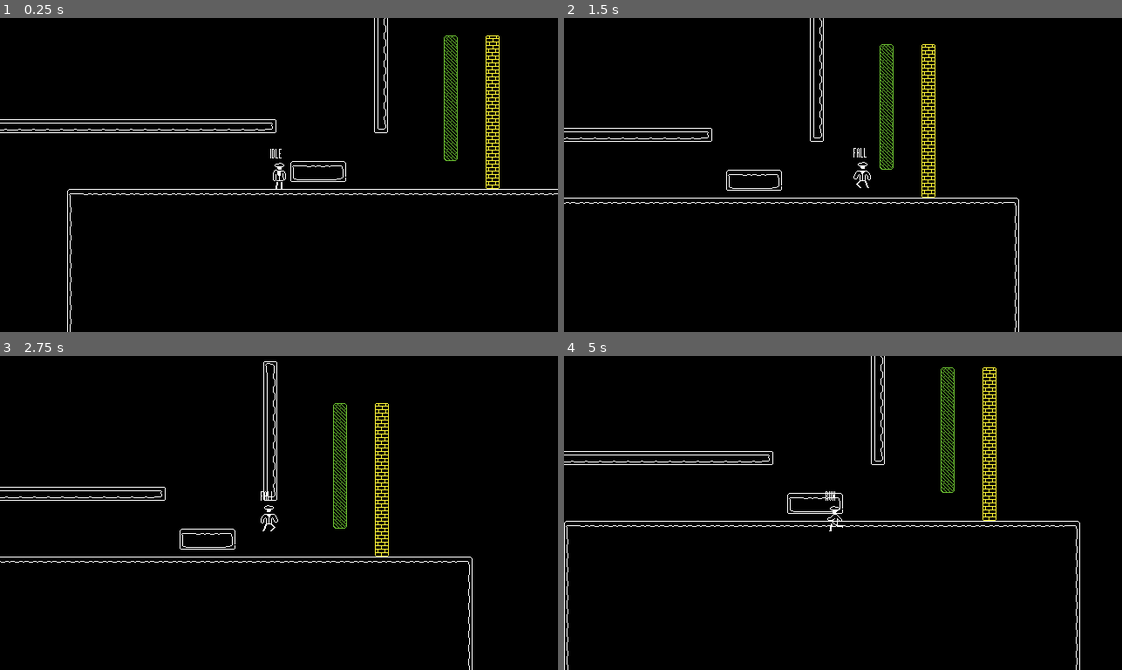
Above: before the commit, frames 1-4 (two rows, left to right).
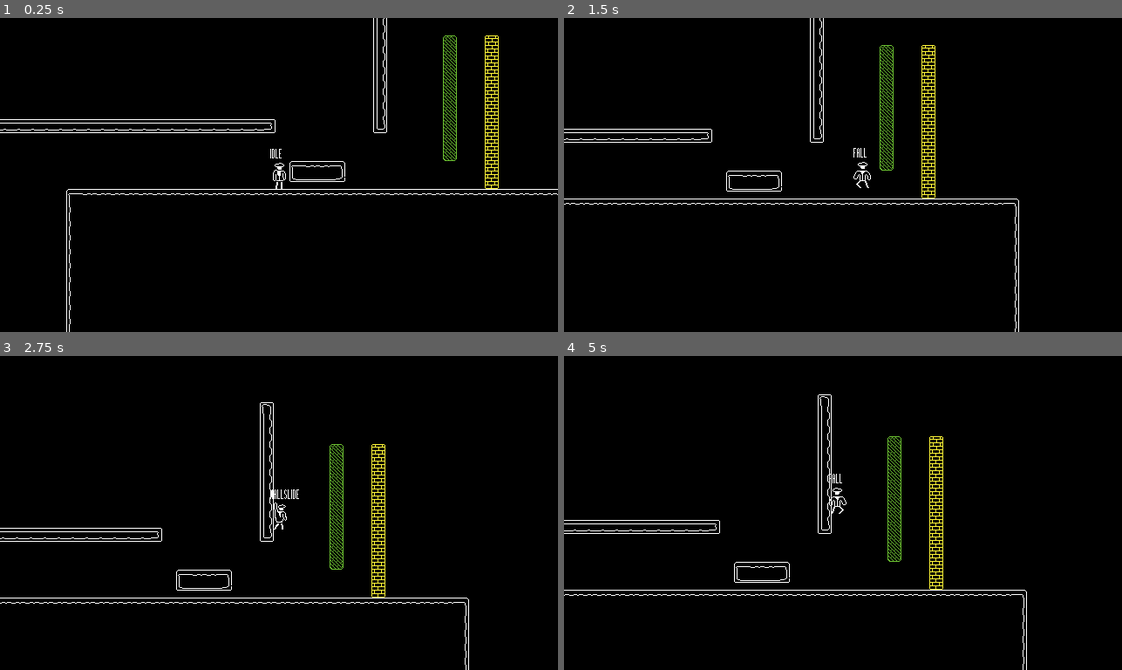
Above: after the commit, the same moments.

Repository: chichP-Januwari/second-sets
Game: Godot game, scene res://scenes/levels/test_level.tscn
The game is run twice, just before and just after one commit, with the same random seed, the same clock (stepped at 60 frames per second) and the same inputs.
Inputs:
- Up to frame 1 (0.25 s): no input
- Up to frame 2 (1.5 s): tap Enter at 0.5 s; hold Space (jump) 0.53-1.28 s; hold D (right) from 0.53 s (still down); tap K (slide) at 0.6 s; tap Space (jump) at 1.35 s
- Up to frame 3 (2.75 s): tap Space (jump) at 1.52, 1.82 s; tap K (slide) at 1.55, 2.1 s; release D (right) at 2.03 s; hold A (left) from 2.03 s (still down); hold Space (jump) from 2.03 s (still down)
- Up to frame 4 (5 s): release A (left) at 2.78 s; release Space (jump) at 2.78 s; hold D (right) 2.78-4.28 s; tap K (slide) at 2.85, 4.35 s; tap Space (jump) at 3.02, 3.32, 4.52, 4.82 s; hold Space (jump) 3.53-4.28 s; hold A (left) from 4.28 s (still down)

The runs differ from the first frame. In frame 1, 2.1% of the frame differs, in the area x 0-100%, y 0-100%; in frame 2, 2.8%; in frame 3, 4.2%; in frame 4, 4.7%, in the area x 0-93%, y 0-100%.

Commit message:
walljump shenanigans pt 2
i have no clue how this works but this shit is finally FUCKING FINISHED LETS GOOOO

Diff:
--- a/project.godot
+++ b/project.godot
@@ -25,7 +25,6 @@
 window/size/viewport_height=360
 window/stretch/mode="viewport"
 window/stretch/aspect="expand"
-window/stretch/scale_mode="integer"
 
 [editor]
 
--- a/scenes/levels/test_level.tscn
+++ b/scenes/levels/test_level.tscn
@@ -11,7 +11,7 @@
 tile_set = ExtResource("1_yautc")
 
 [node name="Sinatra" parent="." unique_id=357705737 instance=ExtResource("2_fr1um")]
-position = Vector2(179, -16)
+position = Vector2(180, -16)
 
 [node name="Camera2D" type="Camera2D" parent="Sinatra" unique_id=457050767]
 position_smoothing_enabled = true
--- a/scripts/sinatra_controller.gd
+++ b/scripts/sinatra_controller.gd
@@ -13,6 +13,7 @@
 var walk_velocity := 220.0
 var jump_velocity := -200.0
 var walljump_velocity := -250.0
+var last_walljump := 0.0
 
 var roll_speed := 300.0 # Also used for walljump
 var gravity = ProjectSettings.get_setting("physics/2d/default_gravity")
@@ -22,13 +23,14 @@
 
 func _physics_process(delta: float) -> void:
 	var direction : float
-	if active_state != STATE.SLIDE or STATE.WALLSLIDE:
+	if active_state != STATE.SLIDE and active_state != STATE.WALLJUMP:
 		direction = Input.get_axis("left", "right")
 	# For sprite flipping
-	if direction == 1:
-		facing_direction = 0 # Right
-	elif direction == -1:
-		facing_direction = 1 # Left
+	if active_state != STATE.WALLSLIDE:
+		if sign(direction) == 1:
+			facing_direction = 0 # Right
+		elif sign(direction) == -1:
+			facing_direction = 1 # Left
 
 	$AnimatedSprite2D.flip_h = facing_direction
 
@@ -85,22 +87,27 @@
 			if is_on_floor(): # To IDLE
 				switch_state(STATE.IDLE)
 
-			if is_on_wall_only():
+			if is_on_wall_only(): # To WALLSLIDE
 				switch_state(STATE.WALLSLIDE)
 
 		STATE.SLIDE: # Travels 10~ tiles
-			velocity.x = roll_speed * direction
 			if facing_direction == 0: # Right
 				direction = 1
 			elif facing_direction == 1: # Left
 				direction = -1
+			velocity.x = roll_speed * direction
 
 			if $SlideMinimum.is_stopped() or !is_on_floor() or is_on_wall(): # To IDLE
 				switch_state(STATE.IDLE)
 
 		STATE.WALLSLIDE:
 			velocity.x = direction * walk_velocity
-			velocity.y = 40
+			velocity.y = 30
+
+			if sign(get_wall_normal().x) == 1:
+				facing_direction = 1
+			elif sign(get_wall_normal().x) == -1:
+				facing_direction = 0
 
 			if !is_on_wall_only(): # To FALL
 				switch_state(STATE.FALL)
@@ -119,7 +126,8 @@
 			if !Input.is_action_pressed("jump") or $WallJumpTimer.is_stopped() or is_on_ceiling_only(): # To FALL
 				switch_state(STATE.FALL)
 
-			if is_on_wall():
+			if direction != last_walljump and is_on_wall_only(): # Charge that motherfucker to the WALL!
+				velocity.x = roll_speed * last_walljump
 				switch_state(STATE.WALLSLIDE)
 
 	$State.text = STATE.keys()[active_state]
@@ -158,5 +166,6 @@
 			$AnimatedSprite2D.play("sinatra_wallslide")
 
 		STATE.WALLJUMP:
+			last_walljump = get_wall_normal().x
 			$WallJumpTimer.start()
 			$AnimatedSprite2D.play("sinatra_walljump")
